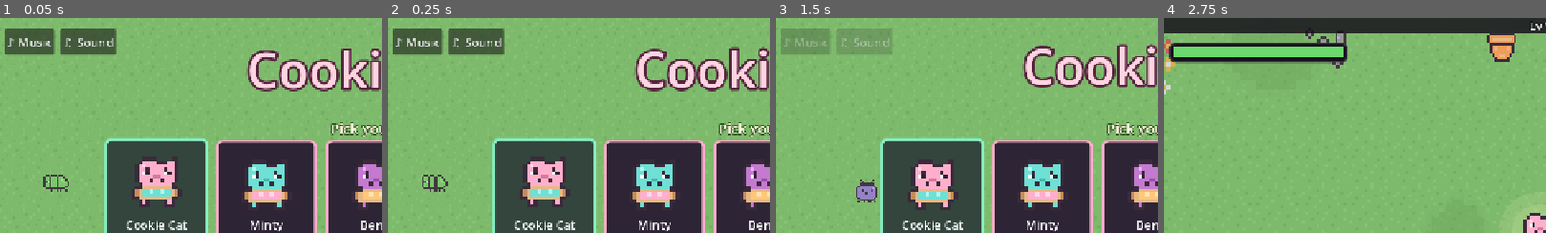
Above: before the commit, frames 1-4 (left to right).
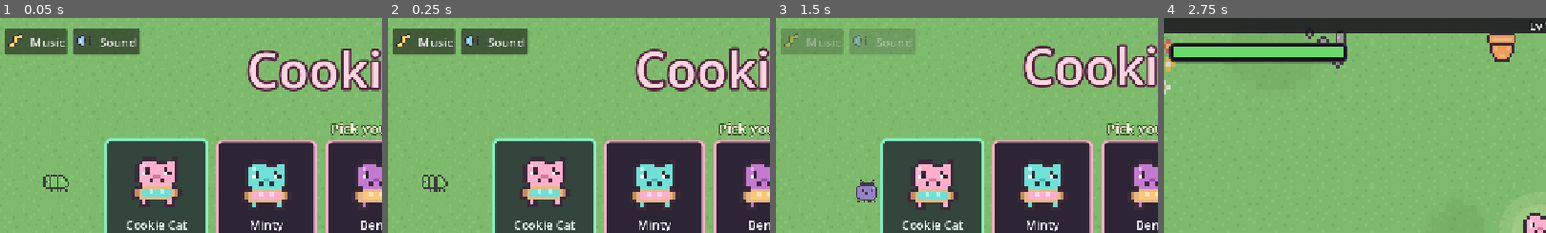
Above: after the commit, the same moments.

Repository: lukew-cogapp/cookie-cat
Game: Godot game, scene res://scenes/start_screen.tscn
The game is run twice, just before and just after one commit, with the same random seed, the same clock (stepped at 60 frames per second) and the same inputs.
Inputs:
- Up to frame 1 (0.05 s): no input
- Up to frame 2 (0.25 s): no input
- Up to frame 3 (1.5 s): click "♪ Music" (after the commit: "Music") at 0.5 s; click "♫ Sound" (after the commit: "Sound") at 1.25 s
- Up to frame 4 (2.75 s): click "Play!" at 2 s
The pictures show only the part of the screen within x 1-51%, y 0-50%; the shares and areas given below are measured in that part.

The runs differ from the first frame. In frame 1, 1.8% of the frame differs, in the area x 2-37%, y 4-17%; in frame 2, 1.8%; in frame 3, 1.5%; in frame 4, nothing differs.

Commit message:
Add audio toggle icons

Diff:
--- a/scenes/start_screen.tscn
+++ b/scenes/start_screen.tscn
@@ -6,6 +6,8 @@
 [ext_resource type="StyleBox" path="res://ui/play_hover.tres" id="4"]
 [ext_resource type="Texture2D" path="res://assets/lawn.png" id="5"]
 [ext_resource type="Texture2D" path="res://assets/cookie.png" id="6"]
+[ext_resource type="Texture2D" path="res://assets/icon_music.png" id="7"]
+[ext_resource type="Texture2D" path="res://assets/icon_sound.png" id="8"]
 
 [node name="StartScreen" type="Control"]
 anchors_preset = 15
@@ -185,13 +187,23 @@
 
 [node name="Music" type="Button" parent="Audio"]
 layout_mode = 2
-text = "♪ Music"
+custom_minimum_size = Vector2(104, 44)
+icon = ExtResource("7")
+text = "Music"
 theme_override_font_sizes/font_size = 20
+theme_override_constants/h_separation = 8
+theme_override_constants/icon_max_width = 32
+expand_icon = true
 
 [node name="Sound" type="Button" parent="Audio"]
 layout_mode = 2
-text = "♫ Sound"
+custom_minimum_size = Vector2(112, 44)
+icon = ExtResource("8")
+text = "Sound"
 theme_override_font_sizes/font_size = 20
+theme_override_constants/h_separation = 8
+theme_override_constants/icon_max_width = 32
+expand_icon = true
 
 [node name="Stats" type="Label" parent="."]
 anchors_preset = 8
Binary file added: assets/icon_music.png
Not shown, added: assets/icon_music.png.import
Binary file added: assets/icon_sound.png
Not shown, added: assets/icon_sound.png.import
Not shown: 1 places in scenes/start_screen.tscn that only renumber resources
Not shown, changed: scripts/tools/make_art.py
